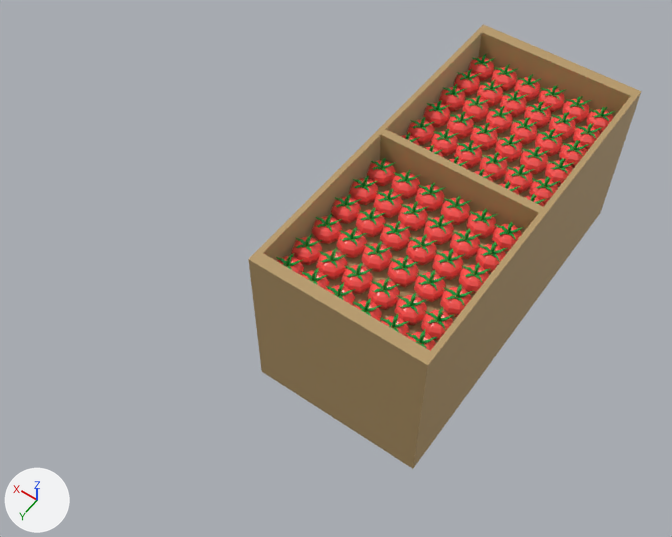
An edit to the glTF model public/assets/tomato_box/tomato_box.gltf, drawn before and after from the same camera.
Camera for both pictures: a 50 mm lens placed at (-7.72, 9.11, 15.53), pointed at (-0.02, -1.67, -1.4). The axes (+X, +Y, +Z) are drawn at lower left. The lights are the same throughout. Where no turn or scale is listed for an object, it has been applied to the vertices. Vertices at the same position are counted once.

The first picture shows 'tomato_001.035'.
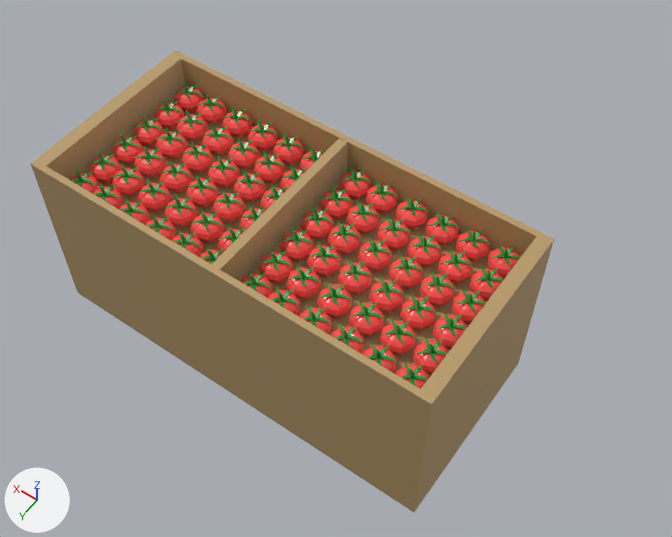
Where the newer file only moved an object's origin or applied its transform, the numbers keep the older frame.

The change, as a diff of the scene's bpy script:
```diff
--- a/public/assets/tomato_box/tomato_box.gltf.py
+++ b/public/assets/tomato_box/tomato_box.gltf.py
@@ mat_material_012 @@
 mat_material_012 = principled_material('Material.012')
-mat_material_012.base_color = (0.483, 0.327, 0.144)  # brown #b99b6a
+mat_material_012.texture = img_textures
+mat_material_012.roughness = 0.3
@@ mat_material_014 @@
+mat_material_014 = principled_material('Material.014')
+mat_material_014.base_color = (0.483, 0.327, 0.144)  # brown #b99b6a
@@ me_mesh_121 @@
 me_mesh_121.from_pydata(...)  # 10032 vertices, 17104 faces; spans x -3.85..0.44, y -8.54..0.71, z -3.24..0.99
 # used by ob_tomato_001_035; location = (0.0, 0.0, 0.0)
-me_mesh_121.materials.append(mat_material_011)  # picture img_textures
+# me_mesh_121 part 1: the whole mesh is turned -89.6 degrees about the z axis through its middle, then moved by (1.7, 3.92, 1.42)
 me_mesh_121.materials.append(mat_material_012)
+me_mesh_121.materials.append(mat_material_014)  # brown #b99b6a
```

Location of each change, (x1, y1, x2, y2) in pixels of the pictures (672 x 537 px):
'tomato_001.035', surface changed, recoloured, mesh turned: before (248, 24, 641, 469); after (31, 50, 554, 512)
